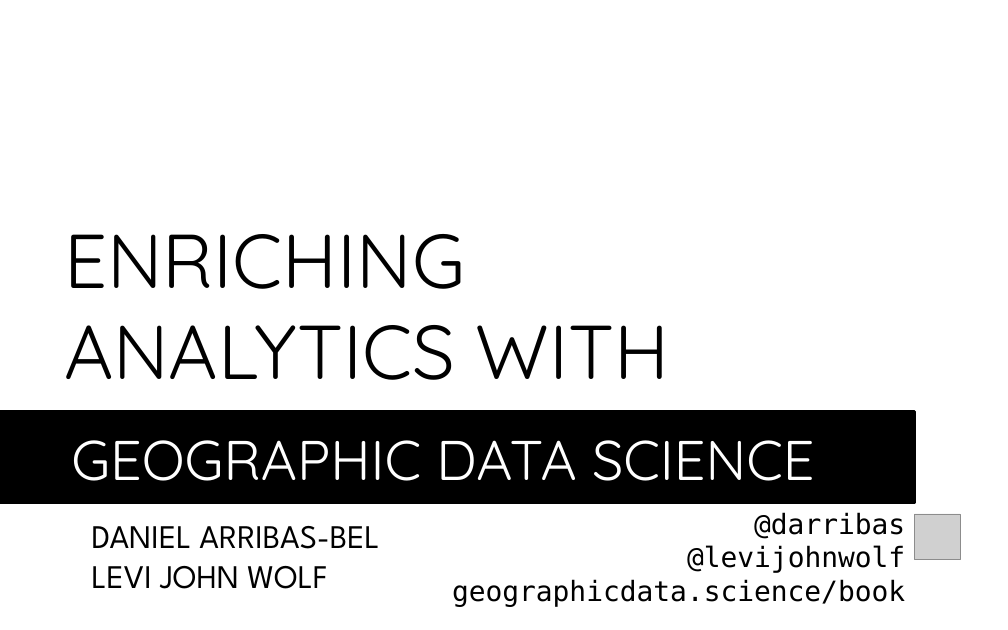
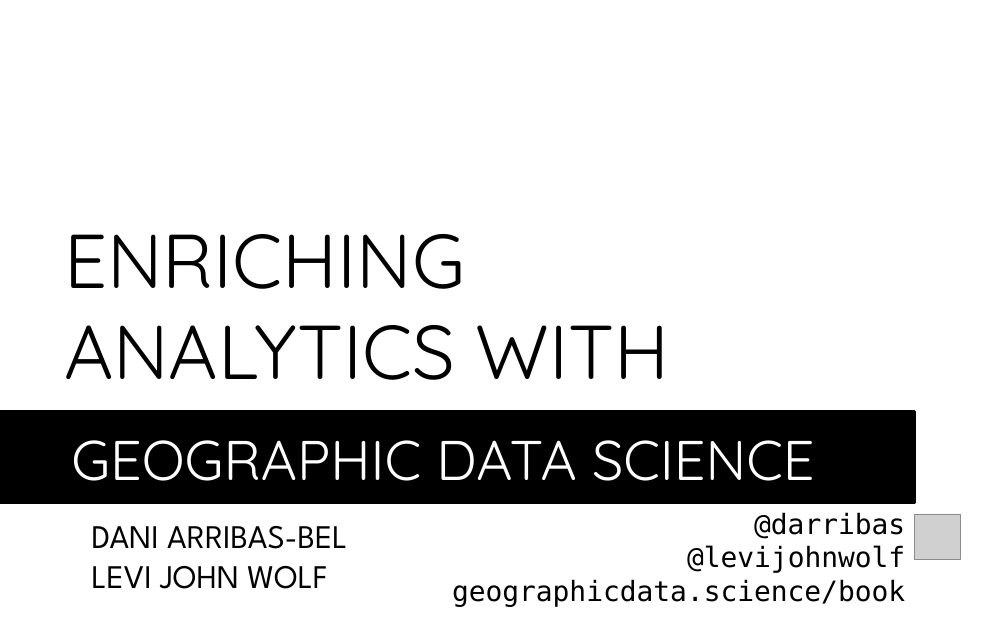
Before and after one commit to ljwolf/ljwolf.github.io, a slide deck: slide 1 of static/talks/2020_carto_sdsc.pptx. Drawn at 1008x630 pixels with LibreOffice and Linux fonts; fonts in the diff are those of the drawing; grey boxes stand for pictures. Boxes give left, top, right and bottom in pixels: in the first picture for what was removed or moved away, otherwise in the second. Text is boxed around its words. In the diff, an @@ line names an element or a change of style, - is before the commit and + after.

```diff
--- a/static/talks/2020_carto_sdsc.pptx
+++ b/static/talks/2020_carto_sdsc.pptx
@@ text at [92, 526, 347, 549]: text changed @@
-DANIEL ARRIBAS-BEL
+DANI ARRIBAS-BEL
```
Also in this commit, not shown: 4 other slides changed, 2 slides added, 1 slide removed, 1 other file.
